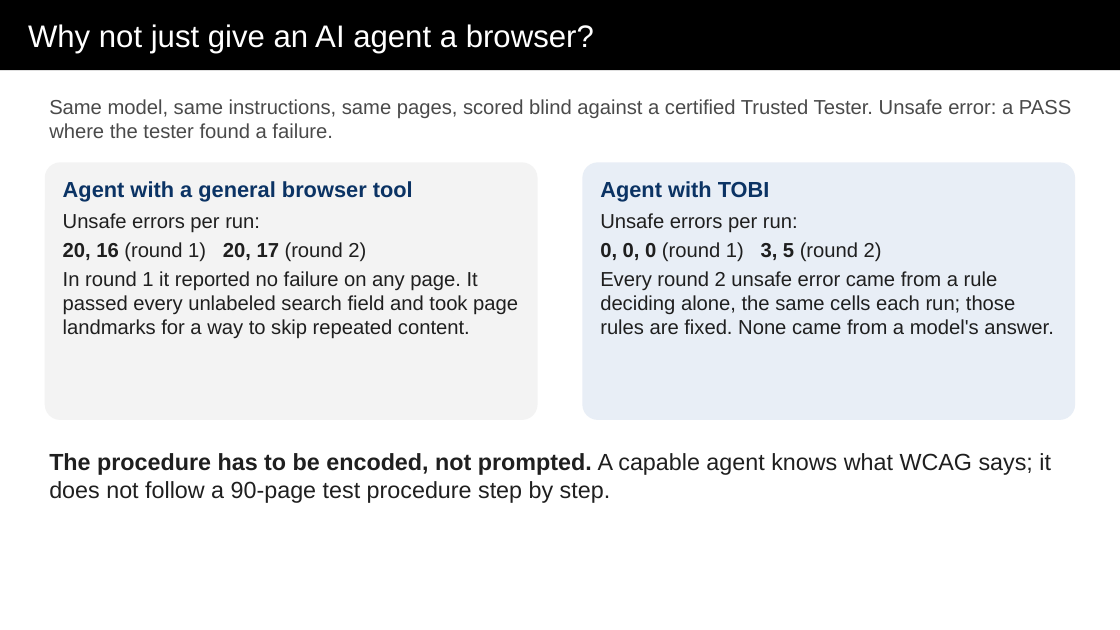
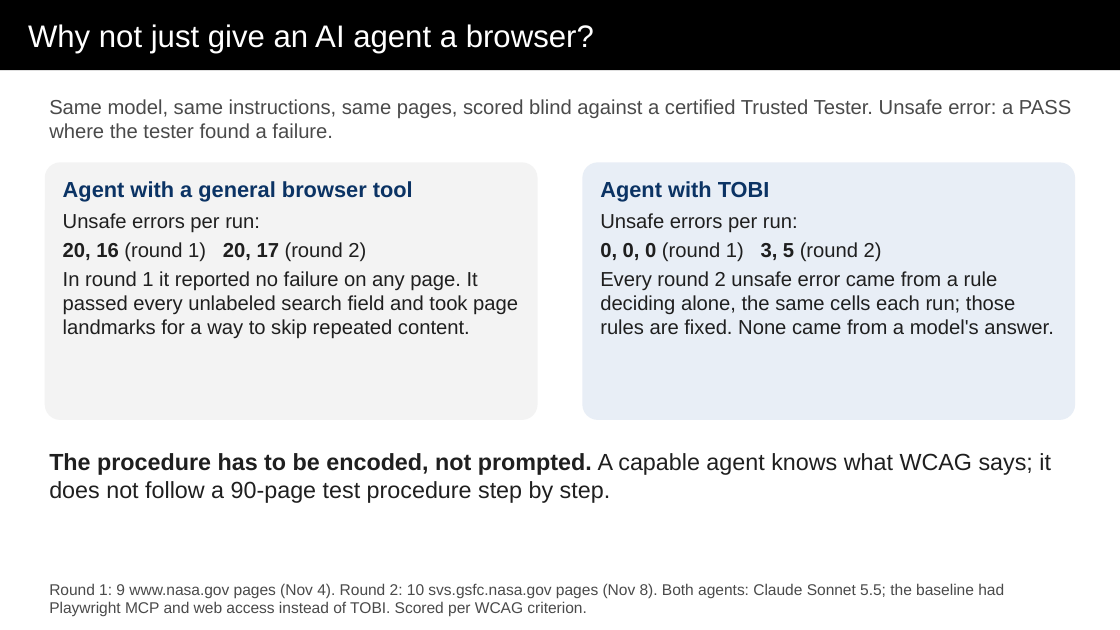
Before and after one commit to abbybowman/tobi508, a slide deck: slide 4 of docs/hackathon/out/TOBI-deck.pptx. Drawn at 1120x630 pixels with LibreOffice and Linux fonts; fonts in the diff are those of the drawing. Boxes give left, top, right and bottom in pixels: in the first picture for what was removed or moved away, otherwise in the second. Text is boxed around its words. In the diff, an @@ line names an element or a change of style, - is before the commit and + after.

```diff
--- a/docs/hackathon/out/TOBI-deck.pptx
+++ b/docs/hackathon/out/TOBI-deck.pptx
@@ text added at box(49, 583, 1004, 617), 10 pt, text #4A4A4A @@
+Round 1: 9 www.nasa.gov pages (Nov 4). Round 2: 10 svs.gsfc.nasa.gov pages (Nov 8). Both agents: Claude Sonnet 5.5; the baseline had Playwright MCP and web access instead of TOBI. Scored per WCAG criterion.
```
Also in this commit, not shown: 10 other slides changed, 3 other files.
